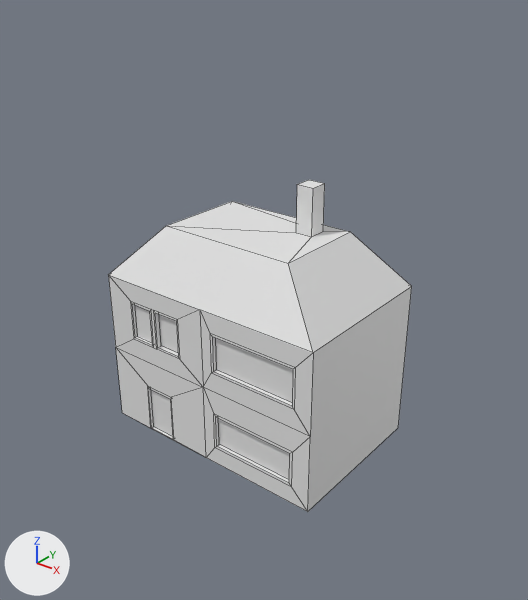
Before and after pictures for a commit that changed the Blender file SpieleProgSoSe2017/Assets/Meshes/TerrainObjects/Hut_Basic.blend.
The view is the same before and after, from a 50 mm camera at (10.0, -12.22, 11.1) aimed at (0.48, -0.33, 3.73). The lights are fixed; the arrows at lower left show +X, +Y and +Z. Mesh edges are drawn as thin lines.
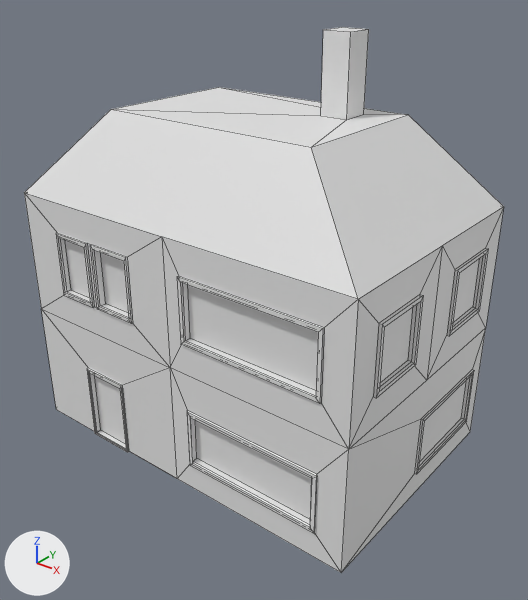
Changed parts and their boxes [x1, y1, x2, y2] in the pictures (528 x 600 px):
'Cube', reshaped, moved, rescaled (58% wider, 64% taller)
    before: [108, 180, 412, 512]
    after: [24, 27, 504, 573]
part 1 of me_cube_001, built on
    before: [130, 232, 412, 511]
    after: [56, 115, 504, 573]

The change, as a diff of the scene's bpy script:
```diff
--- a/SpieleProgSoSe2017/Assets/Meshes/TerrainObjects/Hut_Basic.blend.py
+++ b/SpieleProgSoSe2017/Assets/Meshes/TerrainObjects/Hut_Basic.blend.py
@@ me_cube_001 @@
 # used by ob_cube; location = (0.0, 0.0, 1.0)
-me_cube_001.from_pydata(...)  # 85 vertices, 79 faces; spans x -2.98..3.03, y -1.98..1.98, z -1.0..5.39
+me_cube_001.from_pydata(...)  # 213 vertices, 206 faces; spans x -3.03..3.07, y -2.01..1.98, z -1.0..5.39
+# me_cube_001 part 1
+# 24 faces are deleted
+# 105 vertices are added at x -3.03..3.06, y -2.01..1.98, z -1.0..2.98
+# 10 new vertices lie (0.05, 0.0, 0.0) away from vertices in x -3.03, y -0.07..1.6, z 1.46..2.5
+# 5 new vertices lie (0.06, 0.0, 0.0) away from vertices in x -2.98, y 0.01..1.48, z 1.54..2.41
+# 8 new vertices lie (0.04, 0.0, 0.0) away from vertices in x 3.03, y -1.49..-0.49, z 1.48..2.49
+# 151 new faces join them
@@ ob_cube @@
 ob_cube = bpy.data.objects.new('Cube', me_cube_001)
-ob_cube.location = (0.0, 0.0, 1.0)
+ob_cube.location = (0.0, 0.0, 1.5)
+ob_cube.scale = (1.5, 1.5, 1.5)
```
